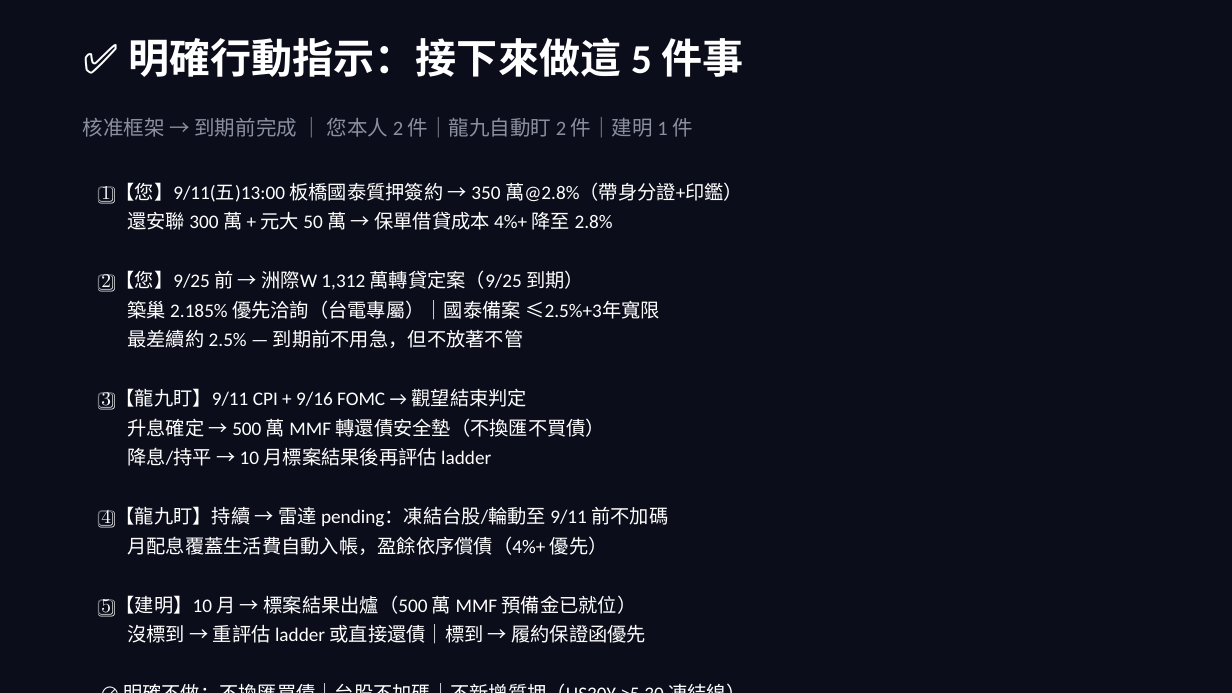
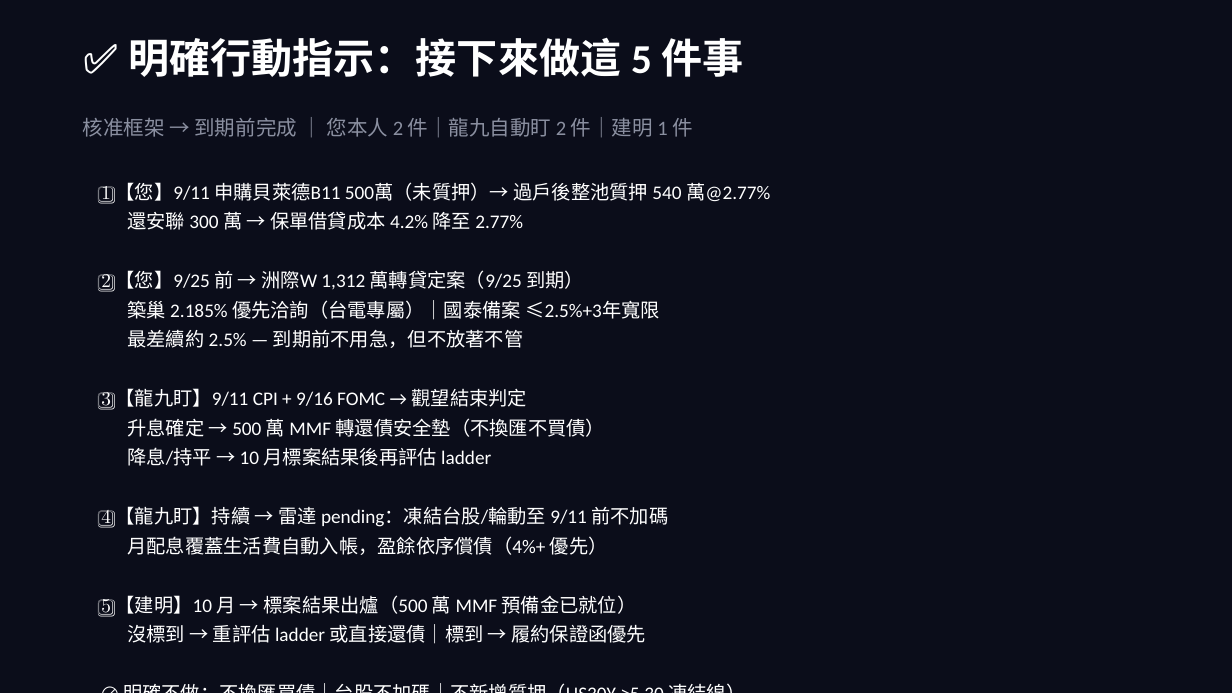
Before and after one commit to b0988321088/longjiu-dashboard-2, a slide deck: slide 10 of 大轉向資產配置策略_final.pptx. Drawn at 1232x693 pixels with LibreOffice and Linux fonts; fonts in the diff are those of the drawing. Boxes give left, top, right and bottom in pixels: in the first picture for what was removed or moved away, otherwise in the second. Text is boxed around its words. In the diff, an @@ line names an element or a change of style, - is before the commit and + after.

```diff
--- a/大轉向資產配置策略_final.pptx
+++ b/大轉向資產配置策略_final.pptx
@@ text at [101,182,770,230]: text changed @@
-1️⃣ 【您】9/11(五)13:00 板橋國泰質押簽約 → 350 萬@2.8%（帶身分證+印鑑）
-還安聯 300 萬 + 元大 50 萬 → 保單借貸成本 4%+ 降至 2.8%
+1️⃣ 【您】9/11 申購貝萊德B11 500萬（未質押）→ 過戶後整池質押 540 萬@2.77%
+還安聯 300 萬 → 保單借貸成本 4.2% 降至 2.77%
```
Also in this commit, not shown: 9 other slides changed, 1 other file.
